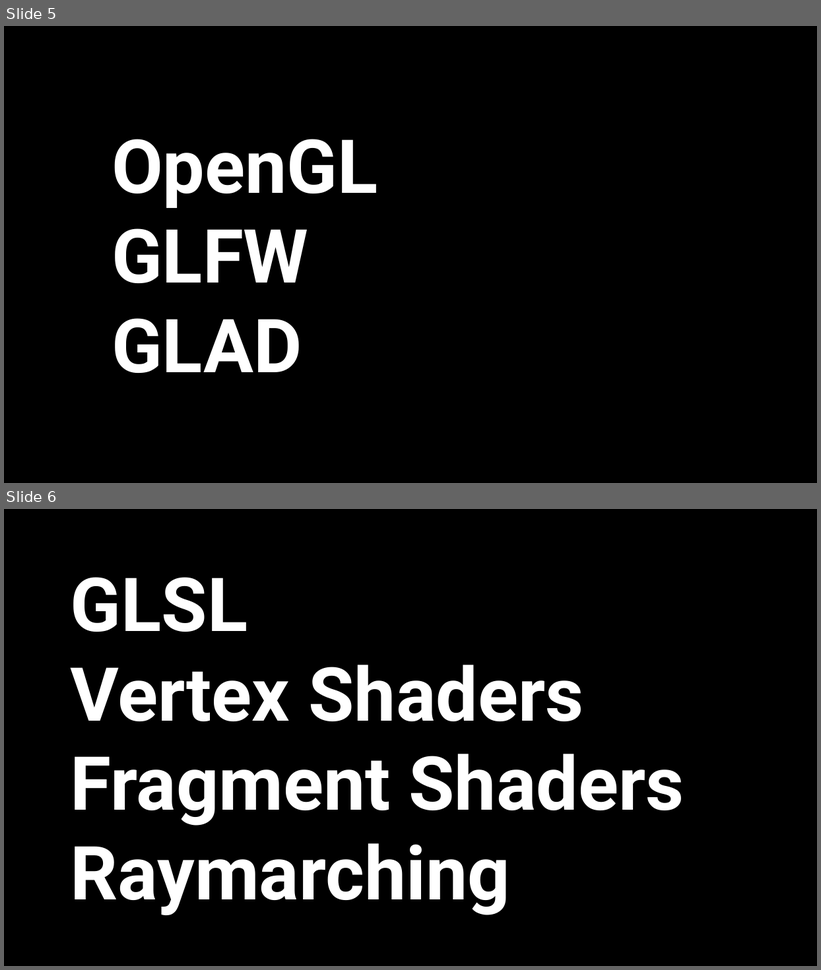
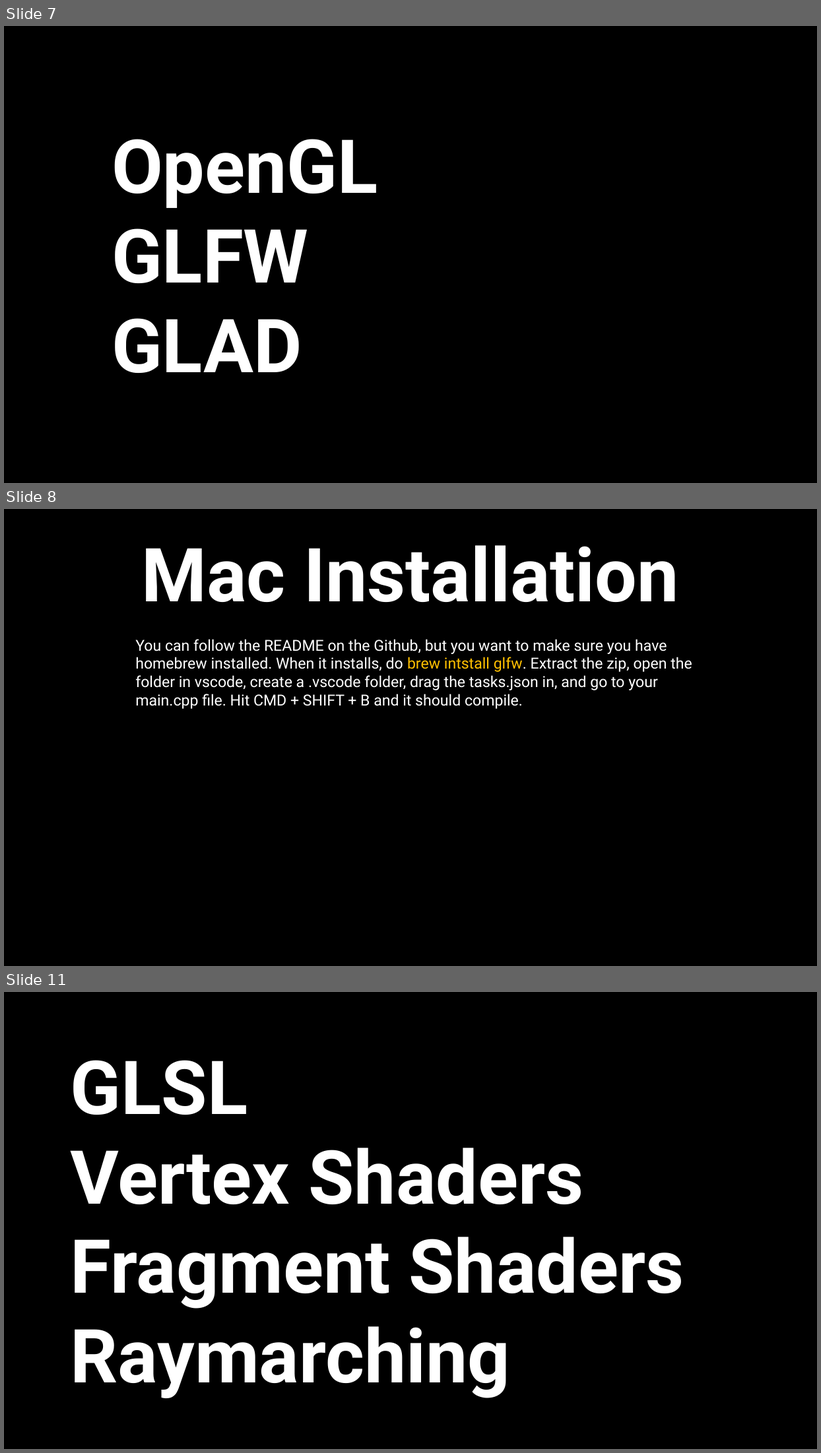
Before and after one commit to KnightHacks/workshops, a slide deck: 2024-2025/tech-exploration/graphics-shaders/GraphisWorkshop.pptx. Shown one above the other, each under a label of ours: slides 5 and 6 before the commit, slides 7, 8 and 11 after it; the slides between them are not shown. The pictures are 821x970 and 821x1453 pixels, drawn with LibreOffice and Linux fonts; fonts in the diff are those of the drawing; background and template pictures are left out. Boxes give left, top, right and bottom in pixels: in the first picture for what was removed or moved away, otherwise in the second. Text is boxed around its words. In the diff, an @@ line names an element or a change of style, - is before the commit and + after.

```diff
--- a/2024-2025/tech-exploration/graphics-shaders/GraphisWorkshop.pptx
+++ b/2024-2025/tech-exploration/graphics-shaders/GraphisWorkshop.pptx
@@ slide 8 added at [4,509,817,966], background #FFFFFF @@
@@ rectangle added at [4,509,817,966], fill #000000, outline #000000 1.5 pt @@
@@ title added at [141,545,679,602], 88 pt, text #FFFFFF, bold @@
+Mac Installation
@@ text added at [135,639,692,709], 18 pt, text #FFFFFF @@
+You can follow the README on the Github, but you want to make sure you have homebrew installed. When it installs, do brew intstall glfw. Extract the zip, open the folder in vscode, create a .vscode folder, drag the tasks.json in, and go to your main.cpp file. Hit CMD + SHIFT + B and it should compile.
@@ what was slide 5 is now slide 7 @@
@@ what was slide 6 is now slide 11 @@
```
Also in this commit, not shown: 4 other slides added.
